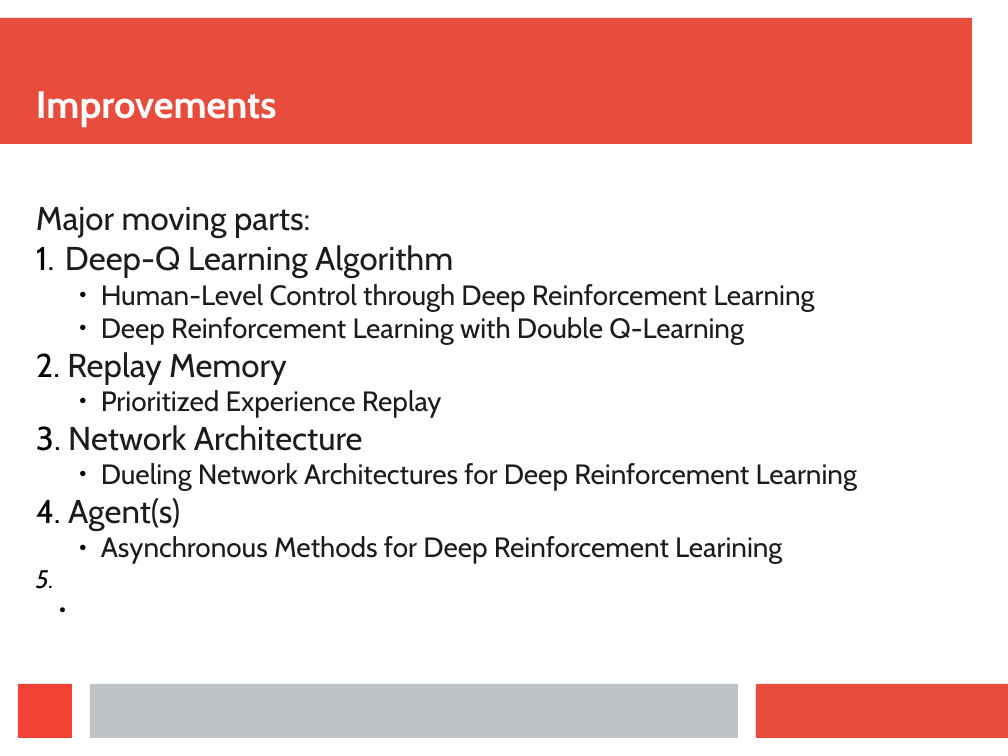
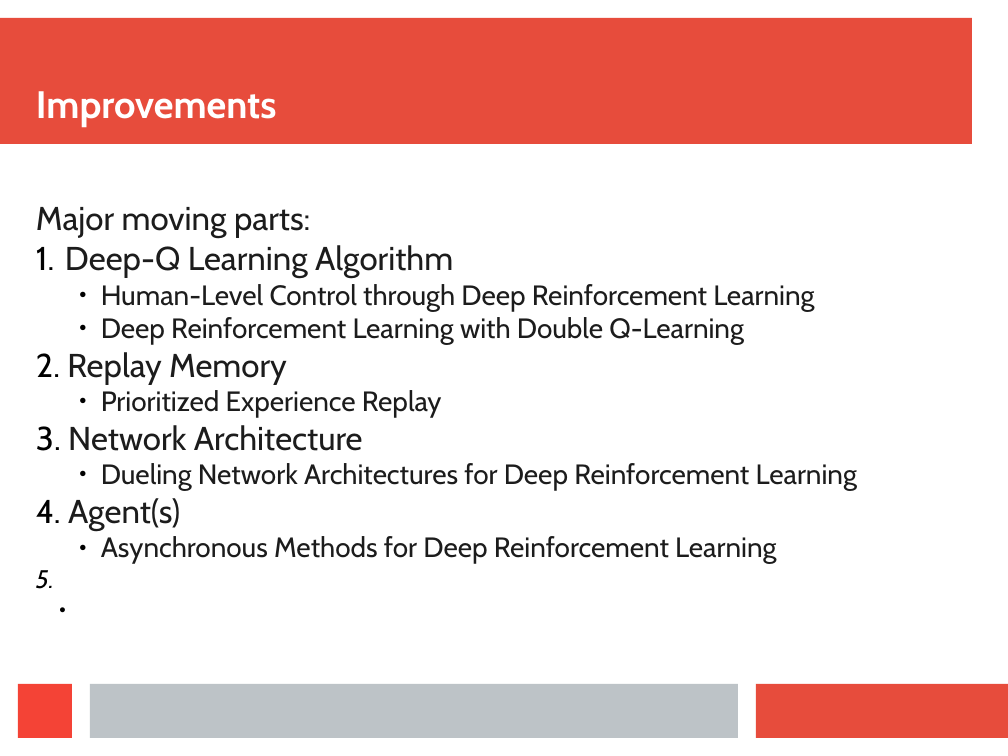
Before and after one commit to danathughes/AtariRL, a slide deck: slide 13 of Presentation.pptx. Drawn at 1008x756 pixels with LibreOffice and Linux fonts; fonts in the diff are those of the drawing. Boxes give left, top, right and bottom in pixels: in the first picture for what was removed or moved away, otherwise in the second. Text is boxed around its words. In the diff, an @@ line names an element or a change of style, - is before the commit and + after.

Commit message:
ppt

```diff
--- a/Presentation.pptx
+++ b/Presentation.pptx
@@ text at [101, 536, 776, 564]: text changed @@
-    ● Asynchronous Methods for Deep Reinforcement Learining
+    ● Asynchronous Methods for Deep Reinforcement Learning
```
Also in this commit, not shown: 1 slide added.
